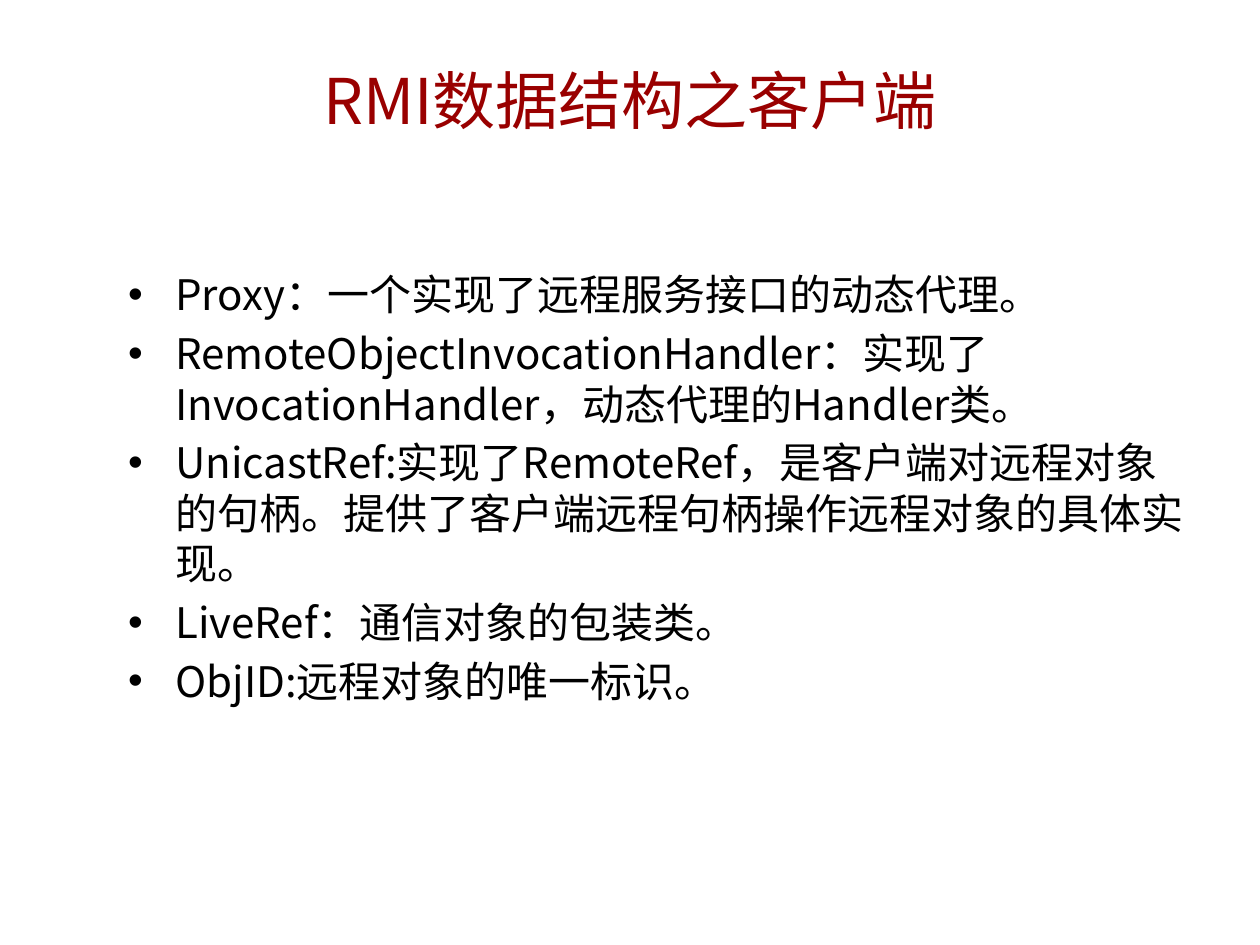
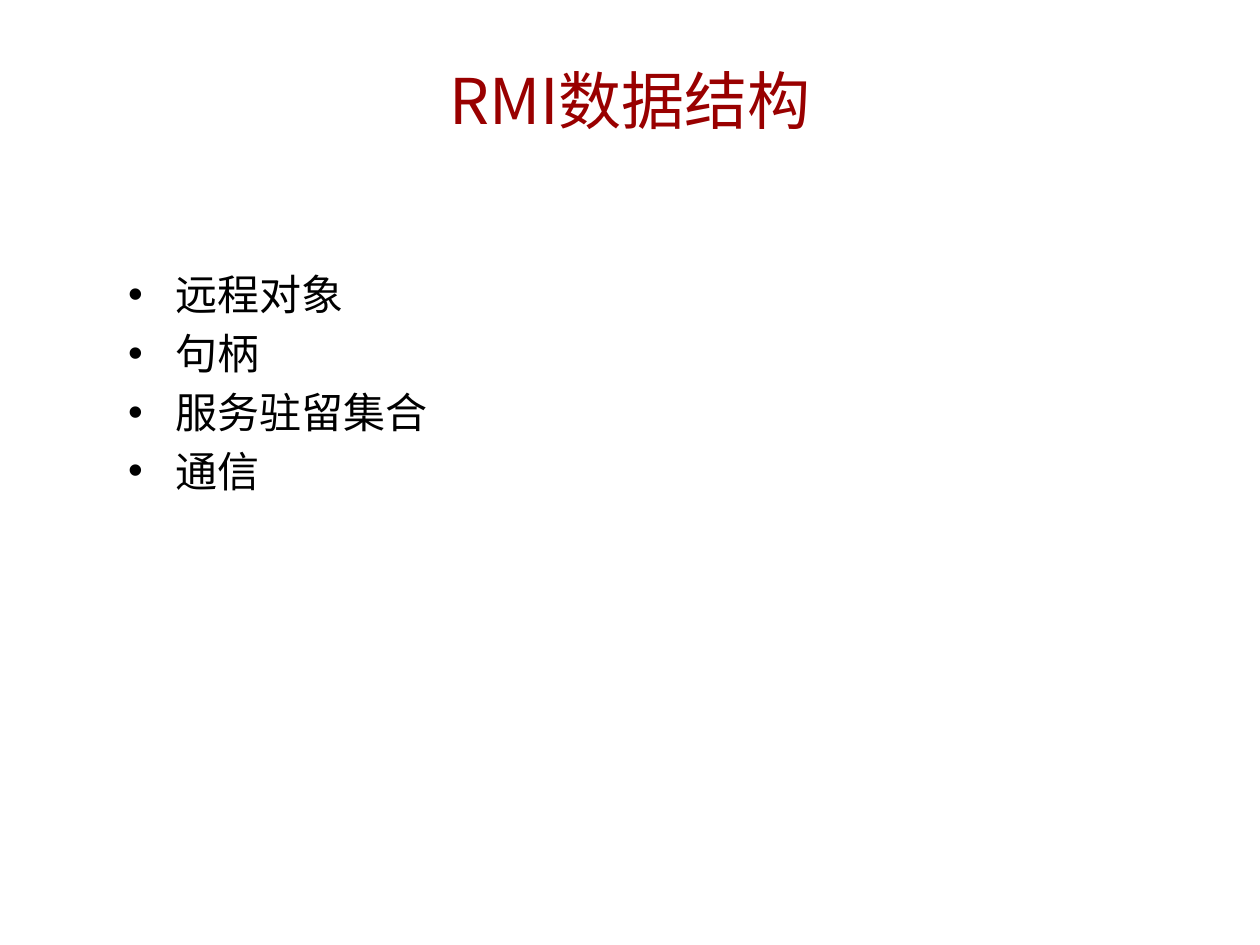
Before and after one commit to jianzijian/Hello-World, a slide deck: slide 4 of RMI学习分享.pptx (slide 5 before the commit). Drawn at 1260x945 pixels with LibreOffice and Linux fonts; fonts in the diff are those of the drawing; background and template pictures are left out. Boxes give left, top, right and bottom in pixels: in the first picture for what was removed or moved away, otherwise in the second. Text is boxed around its words. In the diff, an @@ line names an element or a change of style, - is before the commit and + after.

```diff
--- a/RMI学习分享.pptx
+++ b/RMI学习分享.pptx
@@ title at bbox=[449, 71, 811, 129]: text changed @@
-RMI数据结构之客户端
+RMI数据结构
@@ text at bbox=[175, 274, 427, 491]: text changed @@
-• Proxy：一个实现了远程服务接口的动态代理。
-• RemoteObjectInvocationHandler：实现了InvocationHandler，动态代理的Handler类。
-• UnicastRef:实现了RemoteRef，是客户端对远程对象的句柄。提供了客户端远程句柄操作远程对象的具体实现。
-• LiveRef：通信对象的包装类。
-• ObjID:远程对象的唯一标识。
+• 远程对象
+• 句柄
+• 服务驻留集合
+• 通信
```
Also in this commit, not shown: 7 slides added, 8 slides removed.
